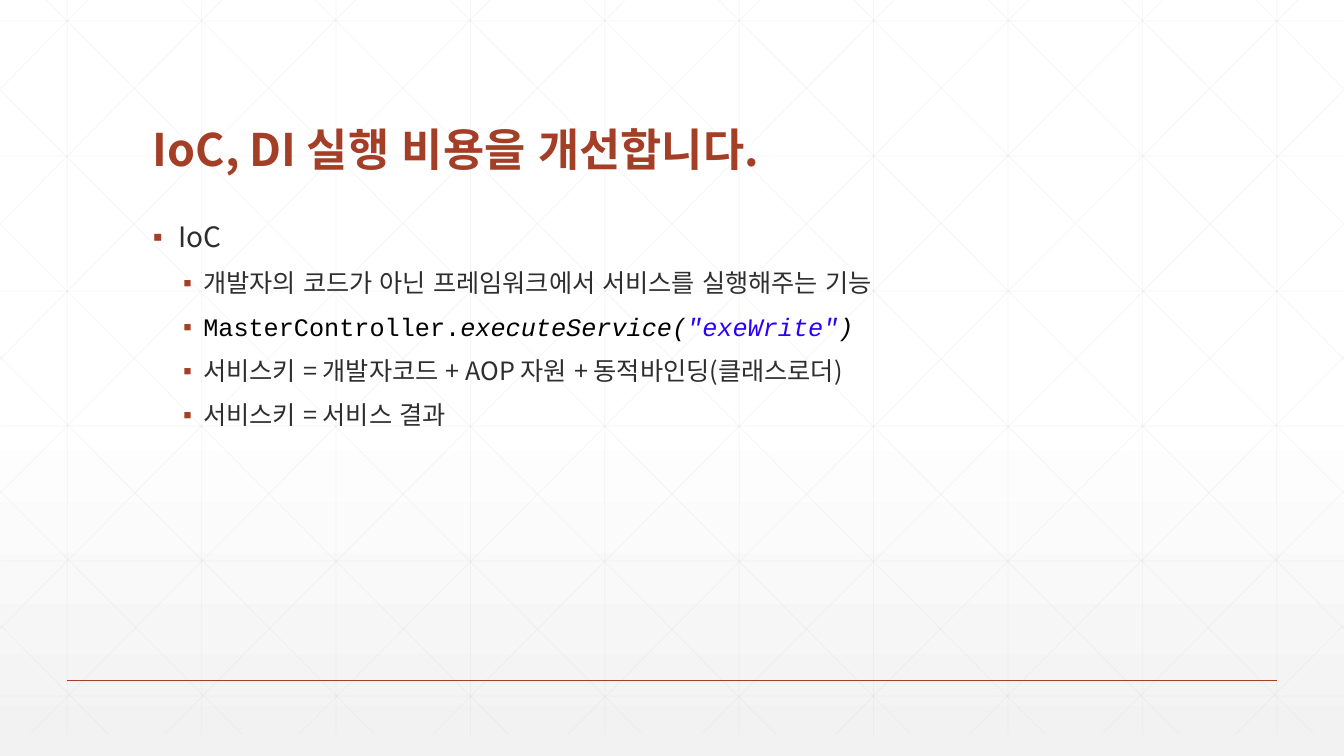
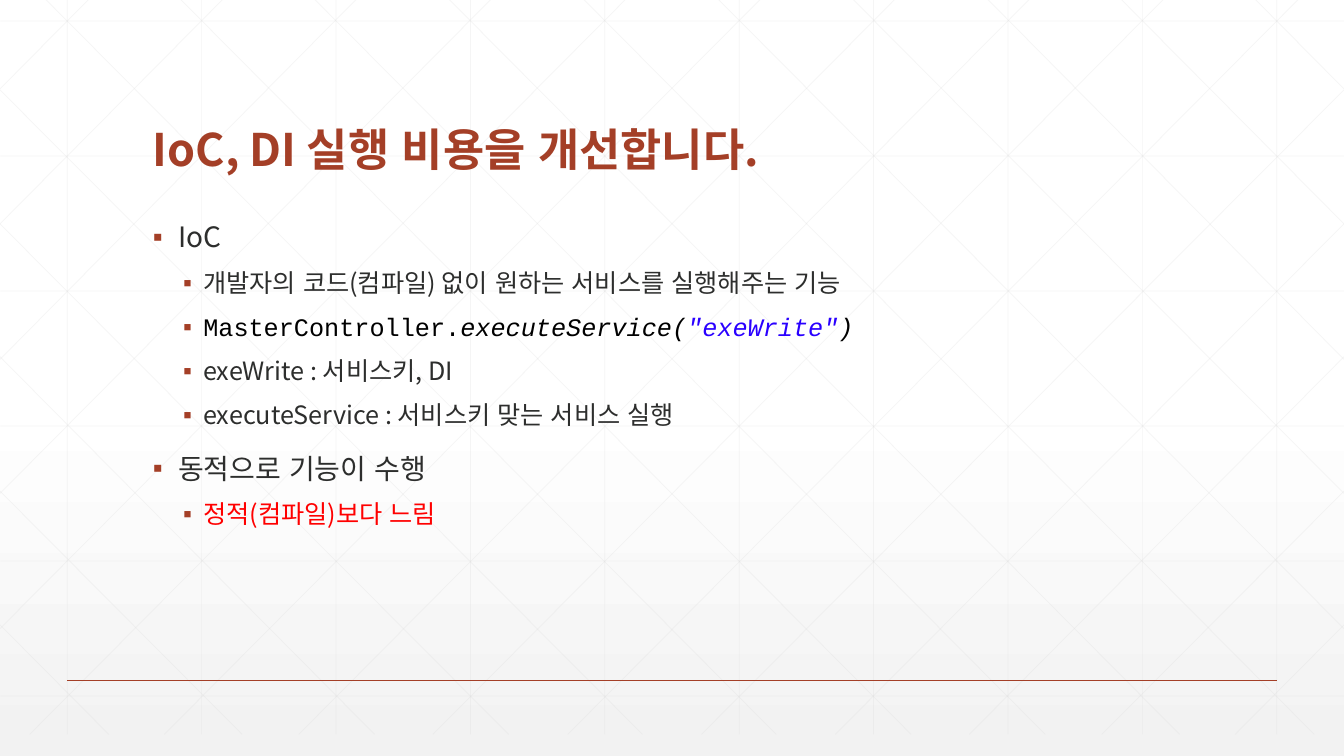
Before and after one commit to zeroshift01/code5, a slide deck: slide 1 of inflearn04/doc/3.(심화)IoC DI 실행비용을 개선합니다.pptx. Drawn at 1344x756 pixels with LibreOffice and Linux fonts; fonts in the diff are those of the drawing. Boxes give left, top, right and bottom in pixels: in the first picture for what was removed or moved away, otherwise in the second. Text is boxed around its words. In the diff, an @@ line names an element or a change of style, - is before the commit and + after.

```diff
--- a/inflearn04/doc/3.(심화)IoC DI 실행비용을 개선합니다.pptx
+++ b/inflearn04/doc/3.(심화)IoC DI 실행비용을 개선합니다.pptx
@@ text at (203,271,840,297): text changed @@
-  ▪ 개발자의 코드가 아닌 프레임워크에서 서비스를 실행해주는 기능
+  ▪ 개발자의 코드(컴파일) 없이 원하는 서비스를 실행해주는 기능
@@ text at (178,359,674,528): text changed @@
-  ▪ 서비스키 = 개발자코드 + AOP 자원 + 동적바인딩(클래스로더)
-  ▪ 서비스키 = 서비스 결과
+  ▪ exeWrite : 서비스키, DI
+  ▪ executeService : 서비스키 맞는 서비스 실행
+▪ 동적으로 기능이 수행
+  ▪ 정적(컴파일)보다 느림
```
Also in this commit, not shown: 5 other slides changed, 9 other files.
